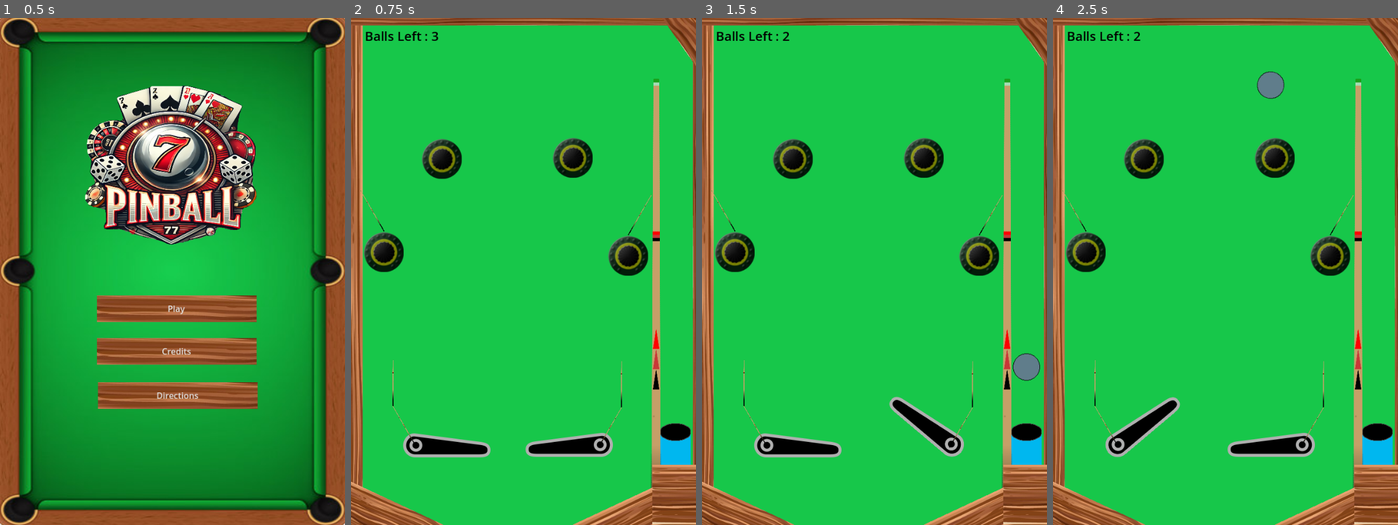
Above: before the commit, frames 1-4 (left to right).
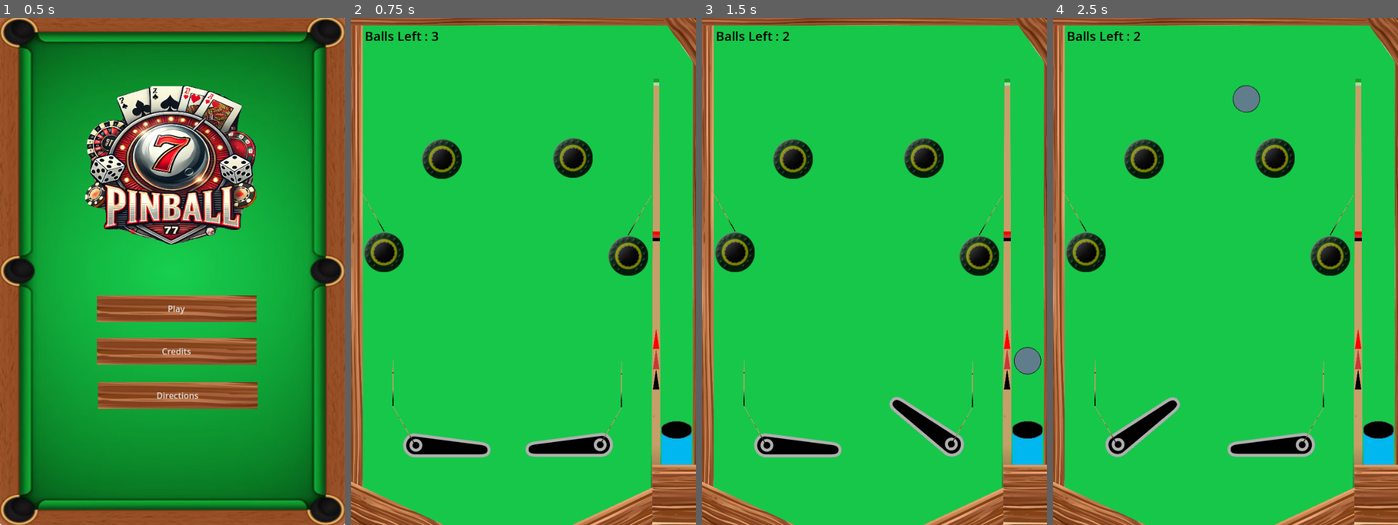
Above: after the commit, the same moments.

Repository: bsu-cs315/fp-team1-pinball
Game: Godot game, scene res://Title screen/title_screen.tscn
Same seed, same stepped clock (60 frames per second), same inputs: the game is played once before the commit and once after it. Sound files missing from this copy of the repository are replaced by a short silence.
Inputs:
- Up to frame 1 (0.5 s): no input
- Up to frame 2 (0.75 s): click "Play" at 0.5 s
- Up to frame 3 (1.5 s): tap Enter at 1.25 s; hold E (right_flipper) from 1.28 s (still down); tap Space (launch) at 1.35 s
- Up to frame 4 (2.5 s): release E (right_flipper) at 2.03 s; hold Q (left_flipper) from 2.03 s (still down); tap Space (launch) at 2.1 s

Frame 1 is identical in both runs. In frame 2, 0.2% of the frame differs, in the area x 89-99%, y 79-89%; in frame 3, 0.4%; in frame 4, 0.9%, in the area x 52-99%, y 10-89%.

Commit message:
Attempt to fix issue with ball going through the flippers
Adjusted settings to turn on continuous collsions for the ball and flippers

Diff:
--- a/project/ball/ball.gd
+++ b/project/ball/ball.gd
@@ -1,6 +1,4 @@
 extends RigidBody2D
-
-
 
 
 func _on_body_entered(_body: Node) -> void:
--- a/project/ball/ball.tscn
+++ b/project/ball/ball.tscn
@@ -14,6 +14,7 @@
 [node name="Ball" type="RigidBody2D" groups=["Ball"]]
 mass = 0.2
 physics_material_override = SubResource("PhysicsMaterial_sc1t8")
+continuous_cd = 1
 contact_monitor = true
 max_contacts_reported = 5
 script = ExtResource("1_1enj5")
--- a/project/flippers/flippers.tscn
+++ b/project/flippers/flippers.tscn
@@ -13,10 +13,14 @@
 
 [node name="flipper_left" parent="." instance=ExtResource("1_mbad3")]
 position = Vector2(-175, 0)
+continuous_cd = 1
+max_contacts_reported = 5
 script = null
 
 [node name="flipper_right" parent="." instance=ExtResource("2_majwm")]
 position = Vector2(175, 0)
+continuous_cd = 1
+max_contacts_reported = 5
 script = null
 
 [node name="flipper_sfx" type="AudioStreamPlayer2D" parent="."]
--- a/project/launcher/launcher.gd
+++ b/project/launcher/launcher.gd
@@ -10,7 +10,7 @@
 func _process(_delta: float) -> void:
 	if Input.is_action_just_pressed("launch") and balls_left > 0:
 		if _current_ball == null:
-			power = rng.randf_range(1500,1600)
+			power = rng.randf_range(1400,1700)
 			var impulse := Vector2(0,-1) * power
 			_current_ball = preload("res://ball/ball.tscn").instantiate() as RigidBody2D
 			get_parent().add_child(_current_ball)
--- a/project/world/world.tscn
+++ b/project/world/world.tscn
@@ -205,7 +205,7 @@
 position = Vector2(521, 447)
 
 [node name="Launcher" parent="." instance=ExtResource("1_ijd6e")]
-position = Vector2(610, 808)
+position = Vector2(612, 804)
 
 [node name="BallKillZone" type="Area2D" parent="."]
 position = Vector2(271, 1013)
